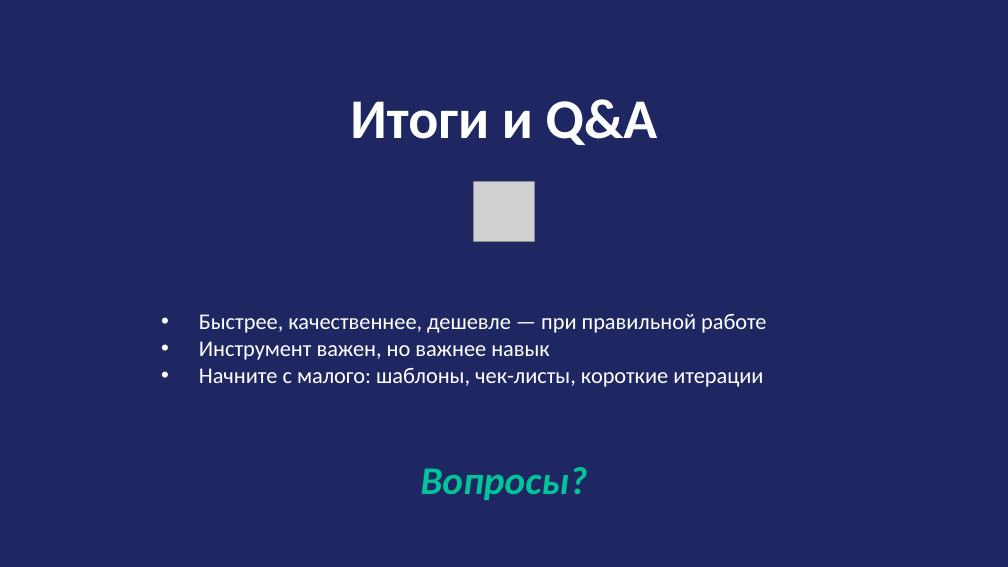
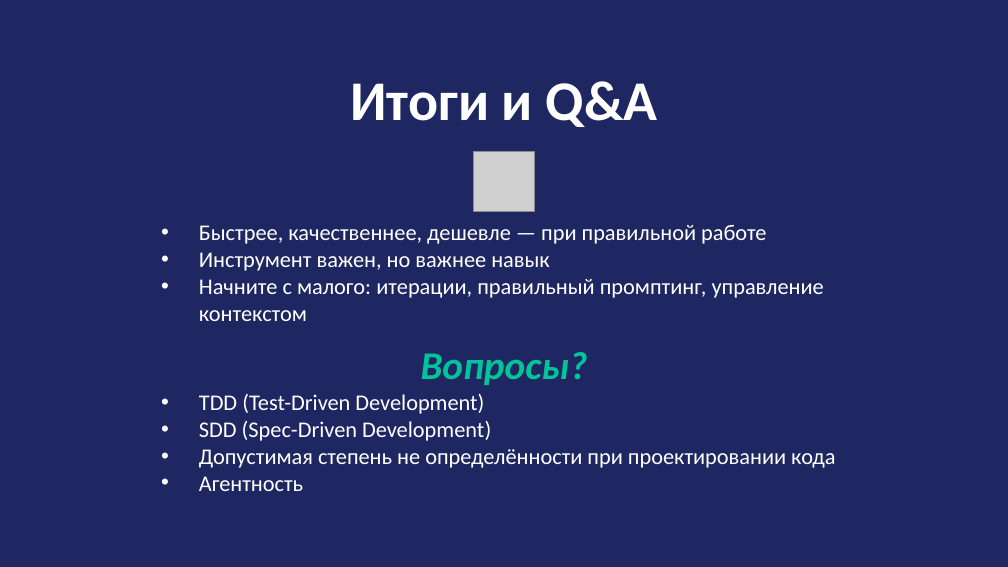
Before and after one commit to Air-Erik/workshop-ai, a slide deck: slide 25 of docs/slides/AI_Cursor_Workshop.pptx (slide 24 before the commit). Drawn at 1008x567 pixels with LibreOffice and Linux fonts; fonts in the diff are those of the drawing; grey boxes stand for pictures. Boxes give left, top, right and bottom in pixels: in the first picture for what was removed or moved away, otherwise in the second. Text is boxed around its words. In the diff, an @@ line names an element or a change of style, - is before the commit and + after.

```diff
--- a/docs/slides/AI_Cursor_Workshop.pptx
+++ b/docs/slides/AI_Cursor_Workshop.pptx
@@ text "Итоги и Q&A": place and size @@
-text "Итоги и Q&A" at (350, 99, 658, 145)
+text "Итоги и Q&A" at (350, 81, 658, 127)
@@ picture: place and size @@
-picture at (474, 181, 534, 242)
+picture at (474, 151, 534, 212)
@@ text "Быстрее, качественнее, дешевле — при ...": place and size @@
-text "Быстрее, качественнее, дешевле — при ..." at (199, 314, 766, 387)
+text "Быстрее, качественнее, дешевле — при ..." at (199, 225, 824, 321)
@@ text at (199, 279, 824, 321): text changed @@
-• Начните с малого: шаблоны, чек-листы, короткие итерации
+• Начните с малого: итерации, правильный промптинг, управление контекстом
@@ text "Вопросы?": place and size @@
-text "Вопросы?" at (421, 467, 588, 500)
+text "Вопросы?" at (421, 352, 588, 385)
@@ text added at (199, 394, 835, 491), 16 pt, text #FFFFFF @@
+• TDD (Test-Driven Development)
+• SDD (Spec-Driven Development)
+• Допустимая степень не определённости при проектировании кода
+• Агентность
```
Also in this commit, not shown: 2 other slides changed, 1 slide added, 2 other files.
